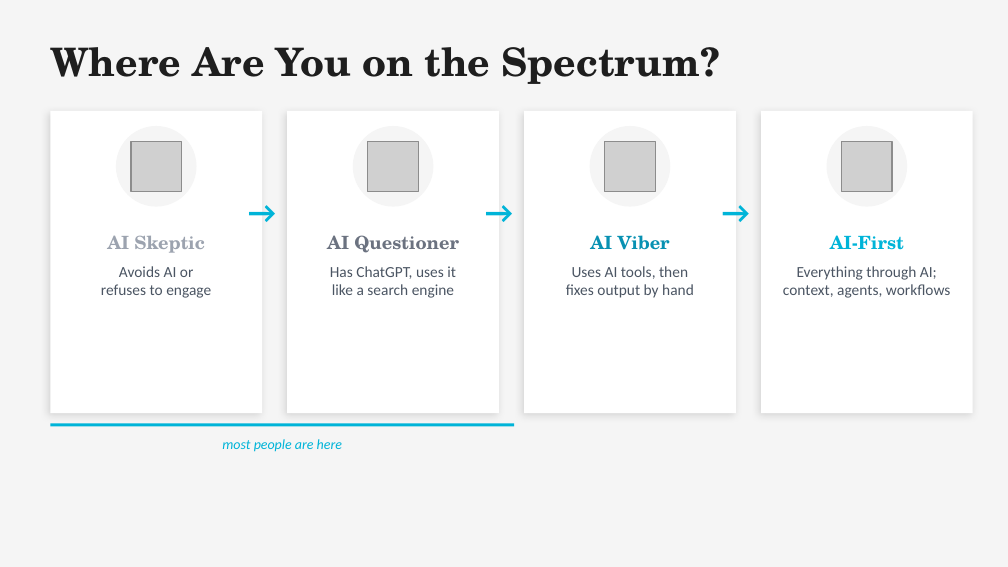
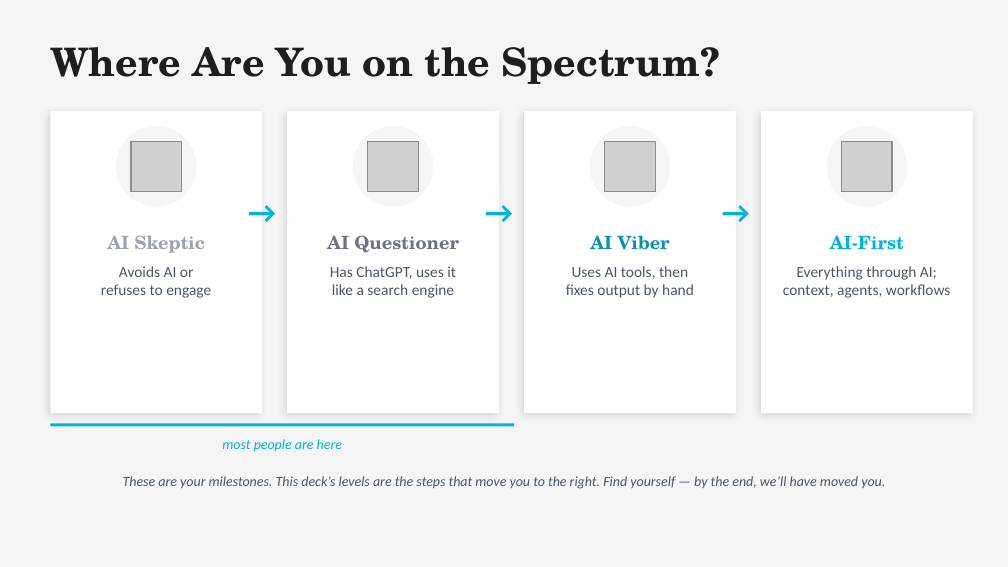
Before and after one commit to michaelengland/ai-best-practices, a slide deck: slide 2 of Getting-Agents-to-Give-Up-Their-Secrets.pptx. Drawn at 1008x567 pixels with LibreOffice and Linux fonts; fonts in the diff are those of the drawing; grey boxes stand for pictures. Boxes give left, top, right and bottom in pixels: in the first picture for what was removed or moved away, otherwise in the second. Text is boxed around its words. In the diff, an @@ line names an element or a change of style, - is before the commit and + after.

```diff
--- a/Getting-Agents-to-Give-Up-Their-Secrets.pptx
+++ b/Getting-Agents-to-Give-Up-Their-Secrets.pptx
@@ text added at (123,476,885,489), 10 pt, text #4B5563, italic @@
+These are your milestones. This deck’s levels are the steps that move you to the right. Find yourself — by the end, we’ll have moved you.
```
Also in this commit, not shown: 17 other slides changed, 4 slides added, 7 slides removed, 3 other files.
